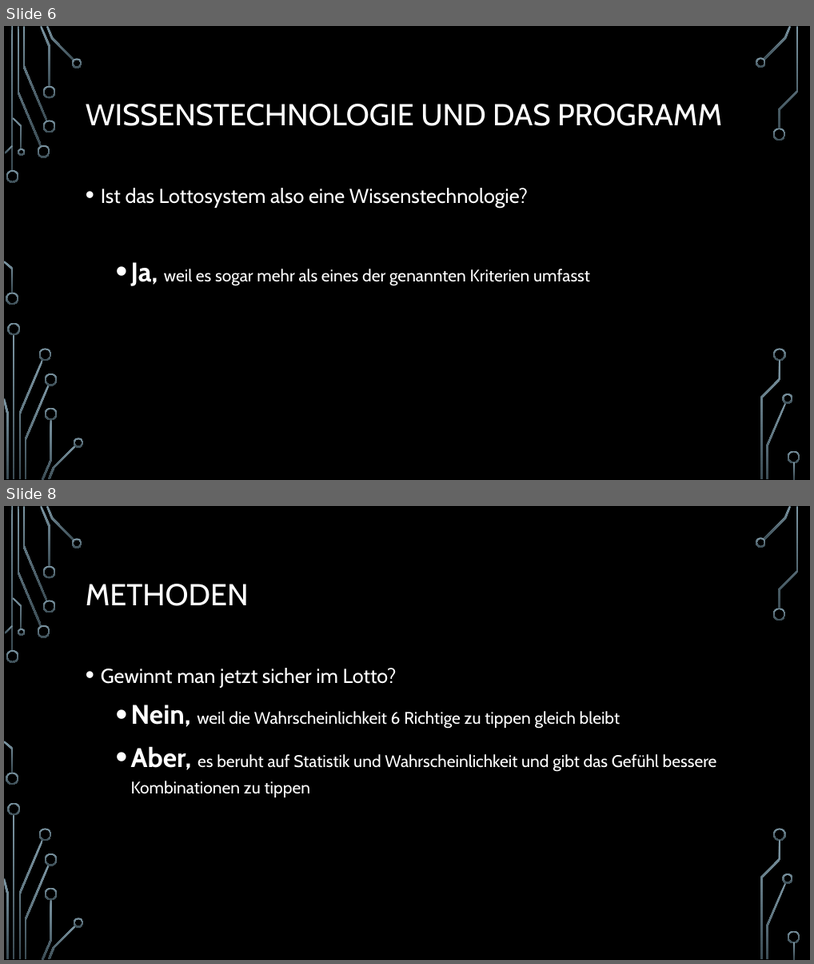
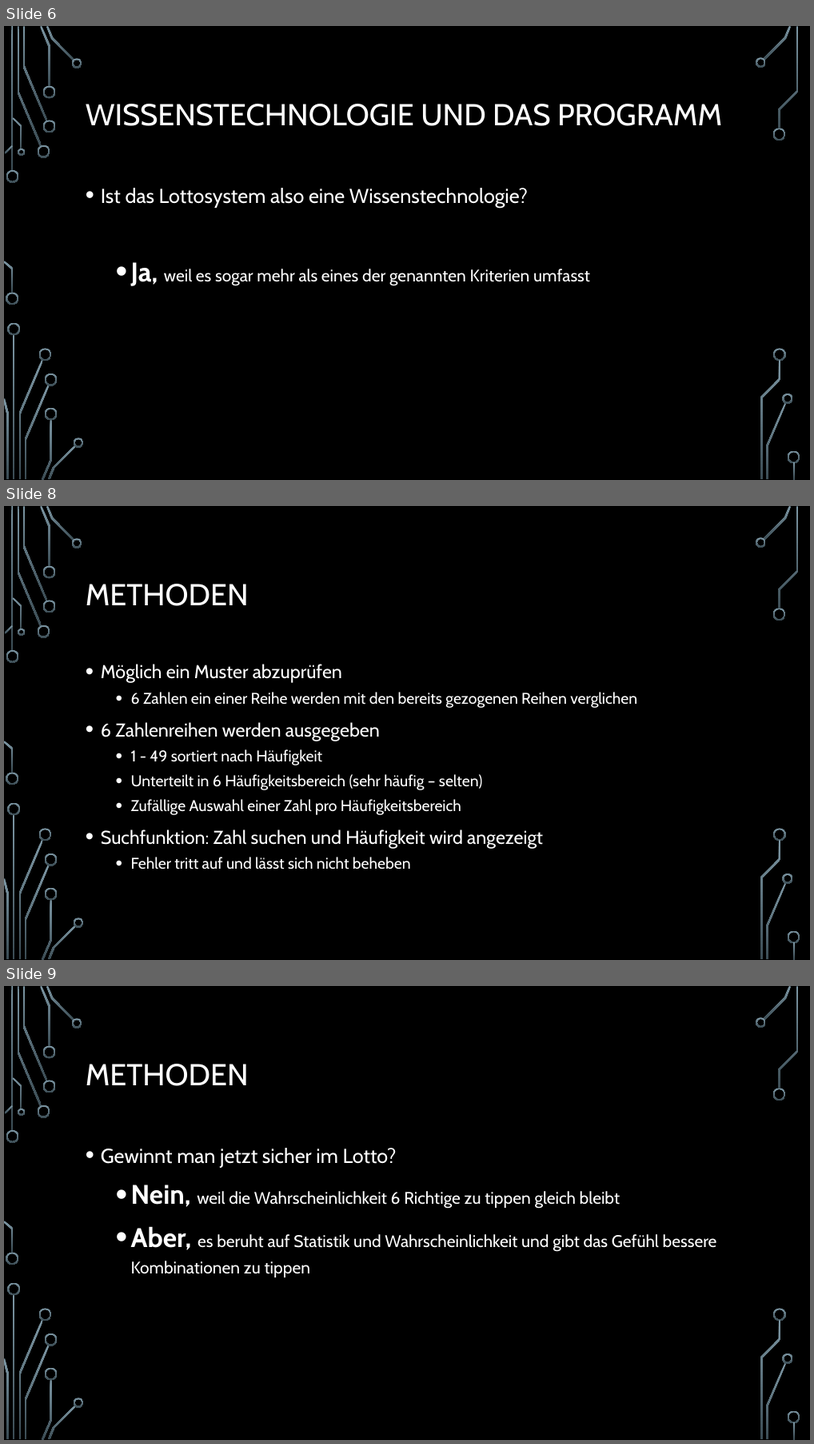
Before and after one commit to I4-Projektseminar-HHU-2017/i4-projekt-wissenstechnologien-lottogewinner-1, a slide deck: LottogewinnerPräsentation.pptx. Shown one above the other, each under a label of ours: slides 6 and 8 before the commit, slides 6, 8 and 9 after it; the slides between them are not shown. The pictures are 814x964 and 814x1444 pixels, drawn with LibreOffice and Linux fonts; fonts in the diff are those of the drawing; background and template pictures are left out. Boxes give left, top, right and bottom in pixels: in the first picture for what was removed or moved away, otherwise in the second. Text is boxed around its words. In the diff, an @@ line names an element or a change of style, - is before the commit and + after.

```diff
--- a/LottogewinnerPräsentation.pptx
+++ b/LottogewinnerPräsentation.pptx
@@ slide 8 added at [4,506,810,960], background picture (left out); not listed: 36 template elements that a slide beside it also shows @@
@@ title added at [86,584,249,606], 36 pt, text #FFFFFF @@
+METHODEN
@@ text added at [101,664,638,869], 18.5 pt, text #FFFFFF @@
+• Möglich ein Muster abzuprüfen
+  • 6 Zahlen ein einer Reihe werden mit den bereits gezogenen Reihen verglichen
+• 6 Zahlenreihen werden ausgegeben
+  • 1 - 49 sortiert nach Häufigkeit
+  • Unterteilt in 6 Häufigkeitsbereich (sehr häufig – selten)
+  • Zufällige Auswahl einer Zahl pro Häufigkeitsbereich
+• Suchfunktion: Zahl suchen und Häufigkeit wird angezeigt
+  • Fehler tritt auf und lässt sich nicht beheben
@@ what was slide 8 is now slide 9 @@
```
Also in this commit, not shown: 5 slides changed.
